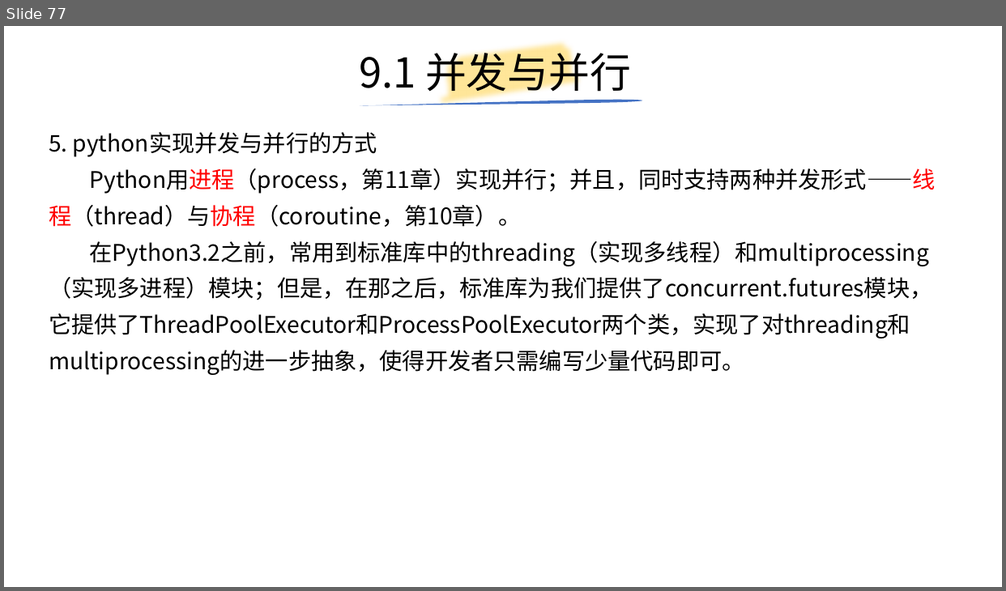
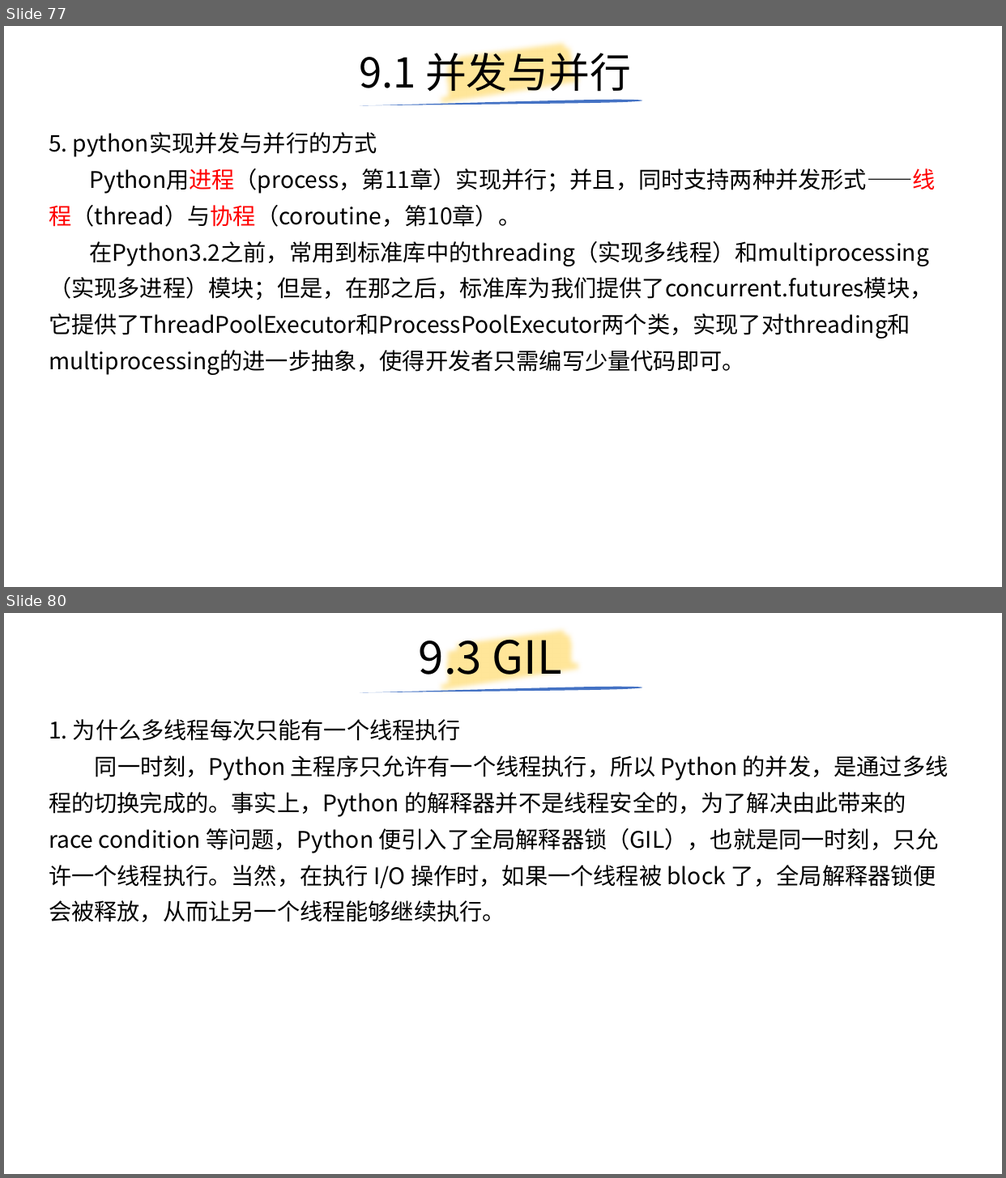
Before and after one commit to yiwenliu/CorePython, a slide deck: PPT/CorePython.pptx. Shown one above the other, each under a label of ours: slide 77 before the commit, slides 77 and 80 after it; the slides between them are not shown. The pictures are 1006x591 and 1006x1178 pixels, drawn with LibreOffice and Linux fonts; fonts in the diff are those of the drawing. Boxes give left, top, right and bottom in pixels: in the first picture for what was removed or moved away, otherwise in the second. Text is boxed around its words. In the diff, an @@ line names an element or a change of style, - is before the commit and + after.

```diff
--- a/PPT/CorePython.pptx
+++ b/PPT/CorePython.pptx
@@ slide 80 added at box(4, 613, 1002, 1174), background #FFFFFF @@
@@ title added at box(419, 628, 562, 686), 44 pt, text #000000 @@
+9.3 GIL
@@ freeform shape added at box(436, 613, 588, 712), outline #FFE699 16 pt @@
@@ freeform shape added at box(360, 687, 642, 692), fill #4472C4 @@
@@ text added at box(49, 719, 948, 922), 22 pt, text #000000 @@
+1. 为什么多线程每次只能有一个线程执行
+同一时刻，Python 主程序只允许有一个线程执行，所以 Python 的并发，是通过多线程的切换完成的。事实上，Python 的解释器并不是线程安全的，为了解决由此带来的 race condition 等问题，Python 便引入了全局解释器锁（GIL），也就是同一时刻，只允许一个线程执行。当然，在执行 I/O 操作时，如果一个线程被 block 了，全局解释器锁便会被释放，从而让另一个线程能够继续执行。
```
Also in this commit, not shown: 7 slides changed, 16 other slides added, 6 other files.
